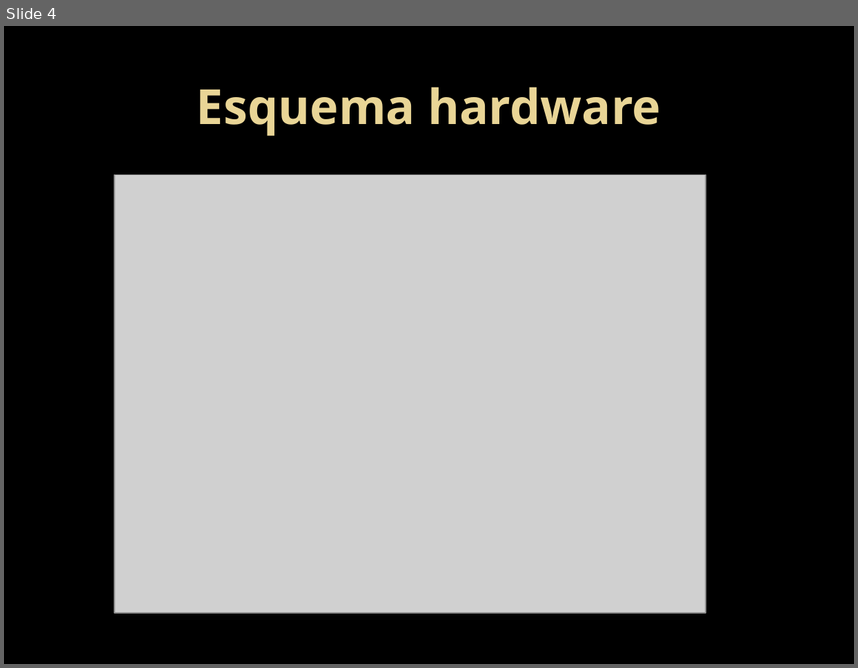
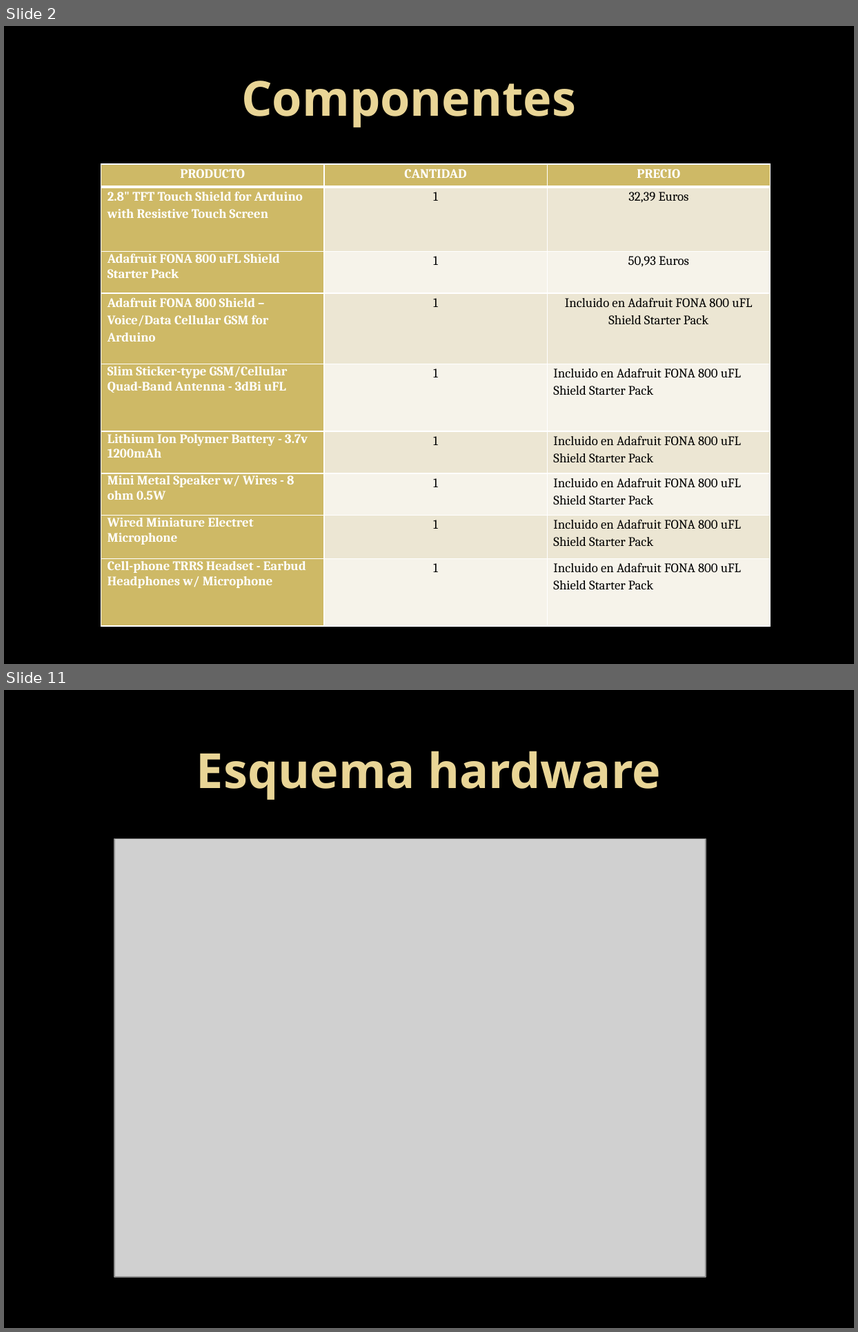
Before and after one commit to JaimeLLanos/ArduinoPhoneduino, a slide deck: PHONEDUINO.pptx. Shown one above the other, each under a label of ours: slide 4 before the commit, slides 2 and 11 after it; the slides between them are not shown. The pictures are 858x668 and 858x1332 pixels, drawn with LibreOffice and Linux fonts; fonts in the diff are those of the drawing; grey boxes stand for pictures; background and template pictures are left out. Boxes give left, top, right and bottom in pixels: in the first picture for what was removed or moved away, otherwise in the second. Text is boxed around its words. In the diff, an @@ line names an element or a change of style, - is before the commit and + after.

```diff
--- a/PHONEDUINO.pptx
+++ b/PHONEDUINO.pptx
@@ slide 2 added at box(4, 26, 854, 664), background picture (left out) @@
@@ title added at box(241, 81, 576, 127), 41 pt, text gradient #EAD696 to #E7D081, bold @@
+Componentes
@@ table added at box(101, 164, 770, 626), 9 rows, 3 columns @@
+PRODUCTO | CANTIDAD | PRECIO
+2.8" TFT Touch Shield for Arduino with Resistive Touch Screen | 1 | 32,39 Euros
+Adafruit FONA 800 uFL Shield Starter Pack | 1 | 50,93 Euros
+Adafruit FONA 800 Shield – Voice/Data Cellular GSM for Arduino | 1 | Incluido en Adafruit FONA 800 uFL Shield Starter Pack
+Slim Sticker-type GSM/Cellular Quad-Band Antenna - 3dBi uFL | 1 | Incluido en Adafruit FONA 800 uFL Shield Starter Pack
+Lithium Ion Polymer Battery - 3.7v 1200mAh | 1 | Incluido en Adafruit FONA 800 uFL Shield Starter Pack
+Mini Metal Speaker w/ Wires - 8 ohm 0.5W | 1 | Incluido en Adafruit FONA 800 uFL Shield Starter Pack
+Wired Miniature Electret Microphone | 1 | Incluido en Adafruit FONA 800 uFL Shield Starter Pack
+Cell-phone TRRS Headset - Earbud Headphones w/ Microphone | 1 | Incluido en Adafruit FONA 800 uFL Shield Starter Pack
@@ what was slide 4 is now slide 11 @@
```
Also in this commit, not shown: 8 slides changed, 2 other slides added.
